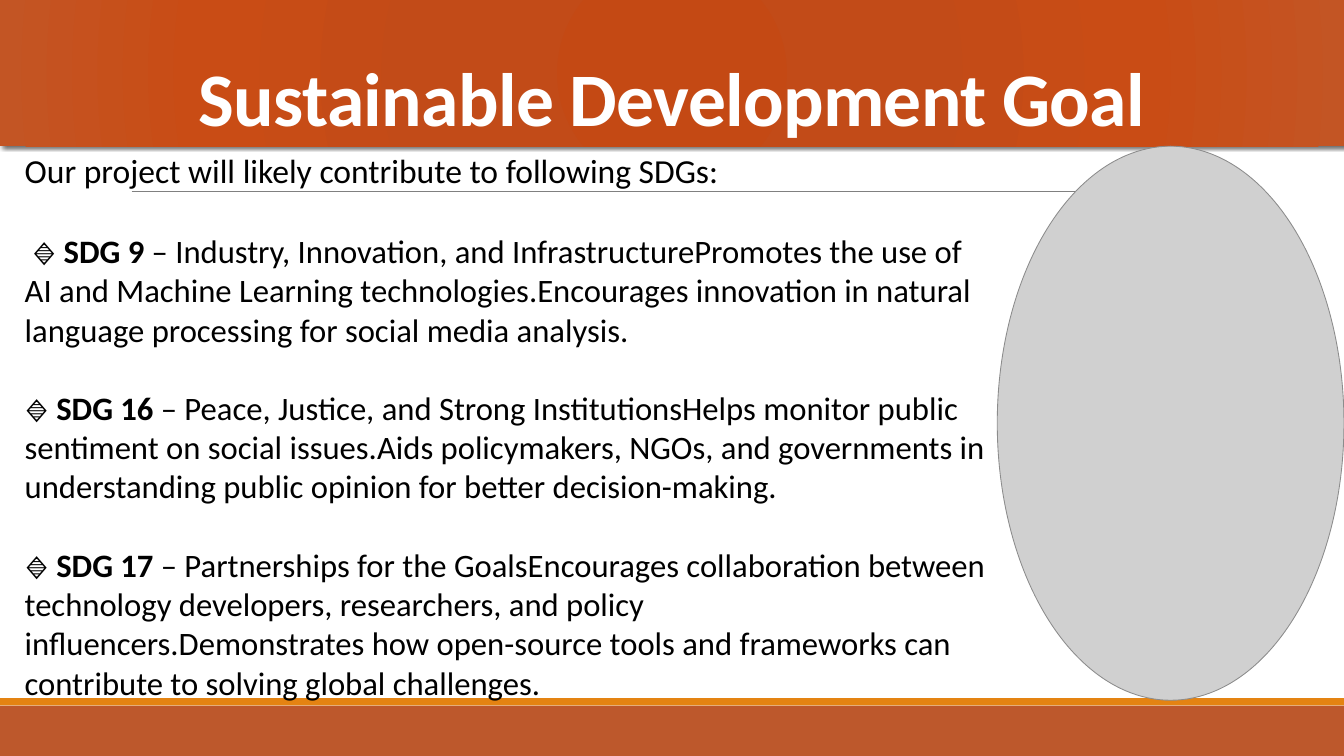
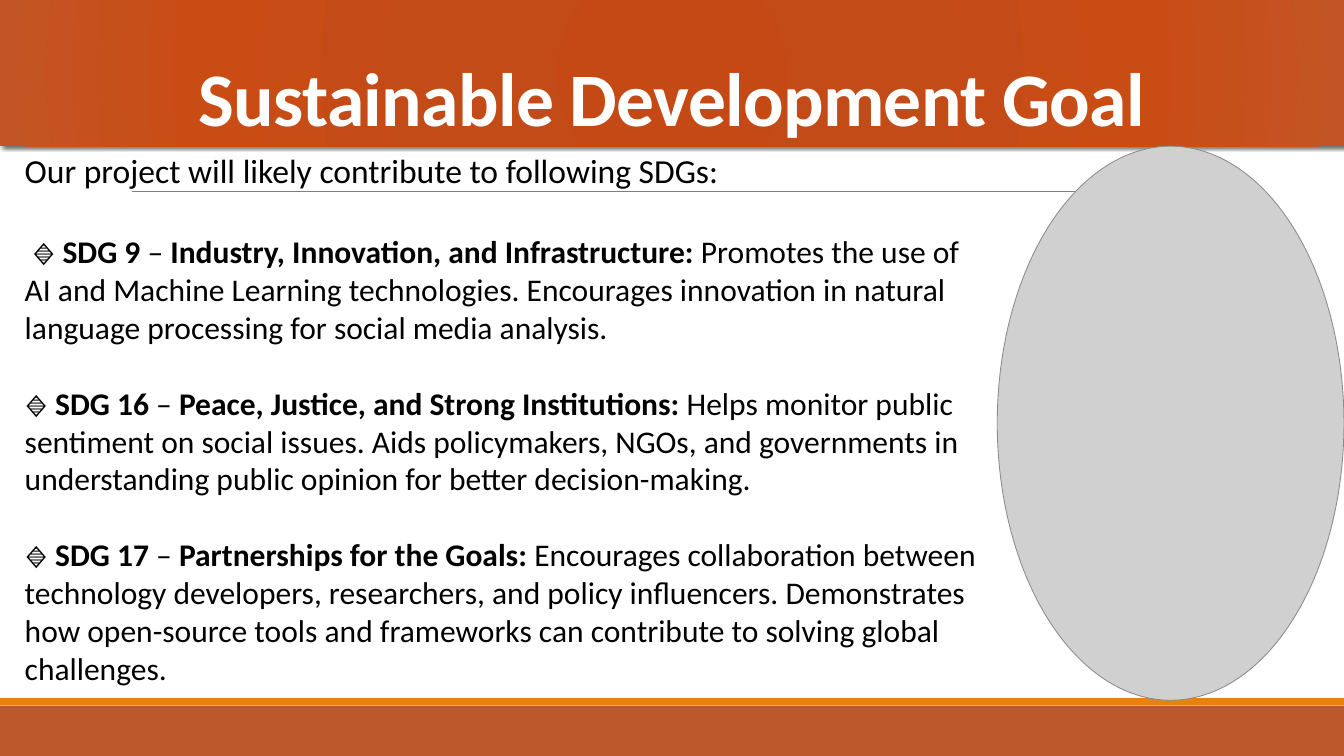
Before and after one commit to kietmcaproject/AI_AI101B_2024-25, a slide deck: slide 3 of GC-03 Sentiment Analysis Of Twitter Data/AI.pptx. Drawn at 1344x756 pixels with LibreOffice and Linux fonts; fonts in the diff are those of the drawing; grey boxes stand for pictures. Boxes give left, top, right and bottom in pixels: in the first picture for what was removed or moved away, otherwise in the second. Text is boxed around its words. In the diff, an @@ line names an element or a change of style, - is before the commit and + after.

```diff
--- a/GC-03 Sentiment Analysis Of Twitter Data/AI.pptx
+++ b/GC-03 Sentiment Analysis Of Twitter Data/AI.pptx
@@ text at bbox=[25, 241, 976, 686]: text changed; size 28 to 27 pt @@
-🔹 SDG 9 – Industry, Innovation, and InfrastructurePromotes the use of AI and Machine Learning technologies.Encourages innovation in natural language processing for social media analysis.
-🔹 SDG 16 – Peace, Justice, and Strong InstitutionsHelps monitor public sentiment on social issues.Aids policymakers, NGOs, and governments in understanding public opinion for better decision-making.
-🔹 SDG 17 – Partnerships for the GoalsEncourages collaboration between technology developers, researchers, and policy influencers.Demonstrates how open-source tools and frameworks can contribute to solving global challenges.
+🔹 SDG 9 – Industry, Innovation, and Infrastructure: Promotes the use of AI and Machine Learning technologies. Encourages innovation in natural language processing for social media analysis.
+🔹 SDG 16 – Peace, Justice, and Strong Institutions: Helps monitor public sentiment on social issues. Aids policymakers, NGOs, and governments in understanding public opinion for better decision-making.
+🔹 SDG 17 – Partnerships for the Goals: Encourages collaboration between technology developers, researchers, and policy influencers. Demonstrates how open-source tools and frameworks can contribute to solving global challenges.
```
Also in this commit, not shown: 3 other slides changed, 3 slides removed.
